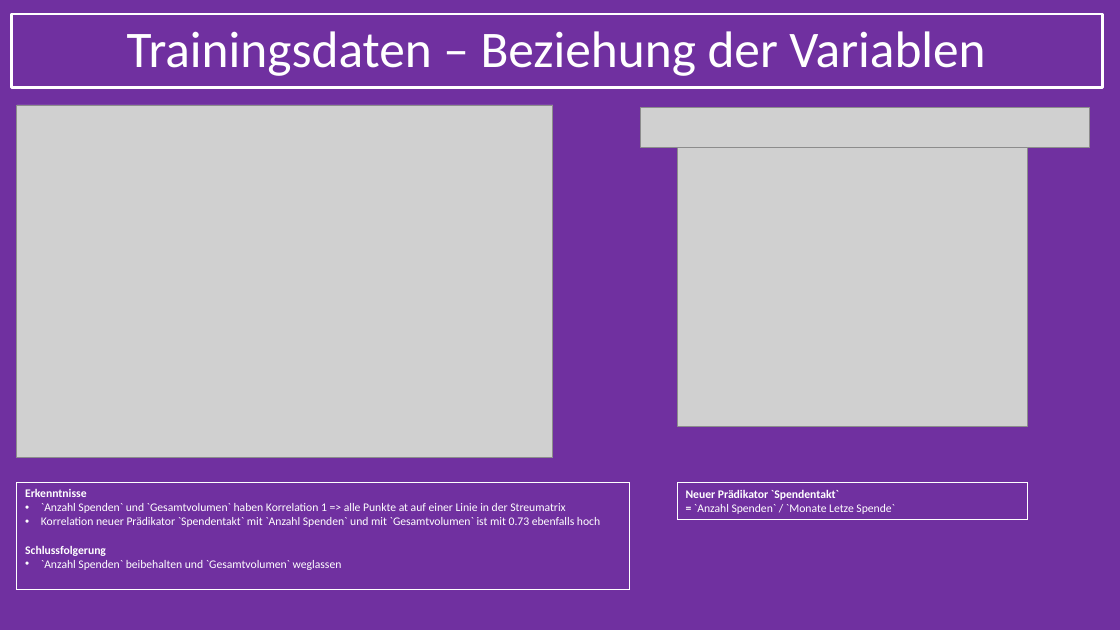
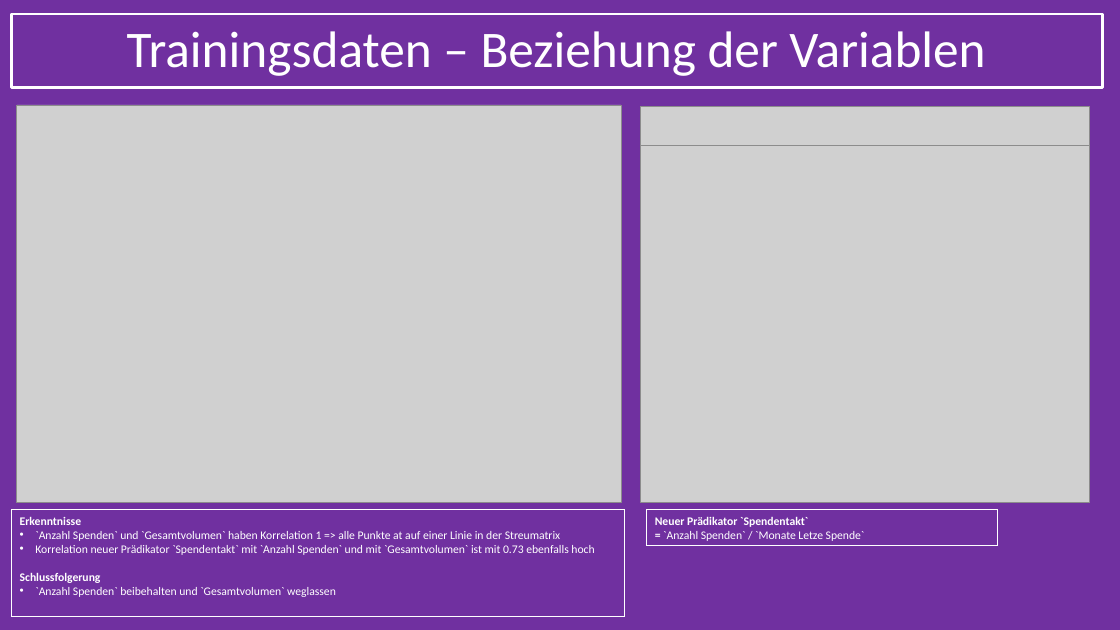
Before and after one commit to MaetthuK/Fallstudie, a slide deck: slide 6 of Model Blood Donation_Präsentation Abgabe_1.pptx. Drawn at 1120x630 pixels with LibreOffice and Linux fonts; fonts in the diff are those of the drawing; grey boxes stand for pictures; background and template pictures are left out. Boxes give left, top, right and bottom in pixels: in the first picture for what was removed or moved away, otherwise in the second. Text is boxed around its words. In the diff, an @@ line names an element or a change of style, - is before the commit and + after.

Commit message:
Füge neuen kombinierten Pairs-Plot und Korrelationsmatrix hinzu; aktualisiere Datenverarbeitung und Layout in der Präsentation

```diff
--- a/Model Blood Donation_Präsentation Abgabe_1.pptx
+++ b/Model Blood Donation_Präsentation Abgabe_1.pptx
@@ picture: place and size @@
-picture at (17, 105, 553, 458)
+picture at (17, 105, 621, 502)
@@ picture: place and size @@
-picture at (677, 147, 1028, 426)
+picture at (641, 145, 1090, 502)
@@ rectangle "Erkenntnisse": place and size @@
-rectangle "Erkenntnisse" at (17, 482, 630, 590)
+rectangle "Erkenntnisse" at (12, 509, 625, 617)
@@ rectangle "Neuer Prädikator `Spendentakt`": place and size @@
-rectangle "Neuer Prädikator `Spendentakt`" at (677, 483, 1028, 520)
+rectangle "Neuer Prädikator `Spendentakt`" at (647, 509, 997, 546)
```
Also in this commit, not shown: 1 slide added, 1 slide removed, 4 other files.
